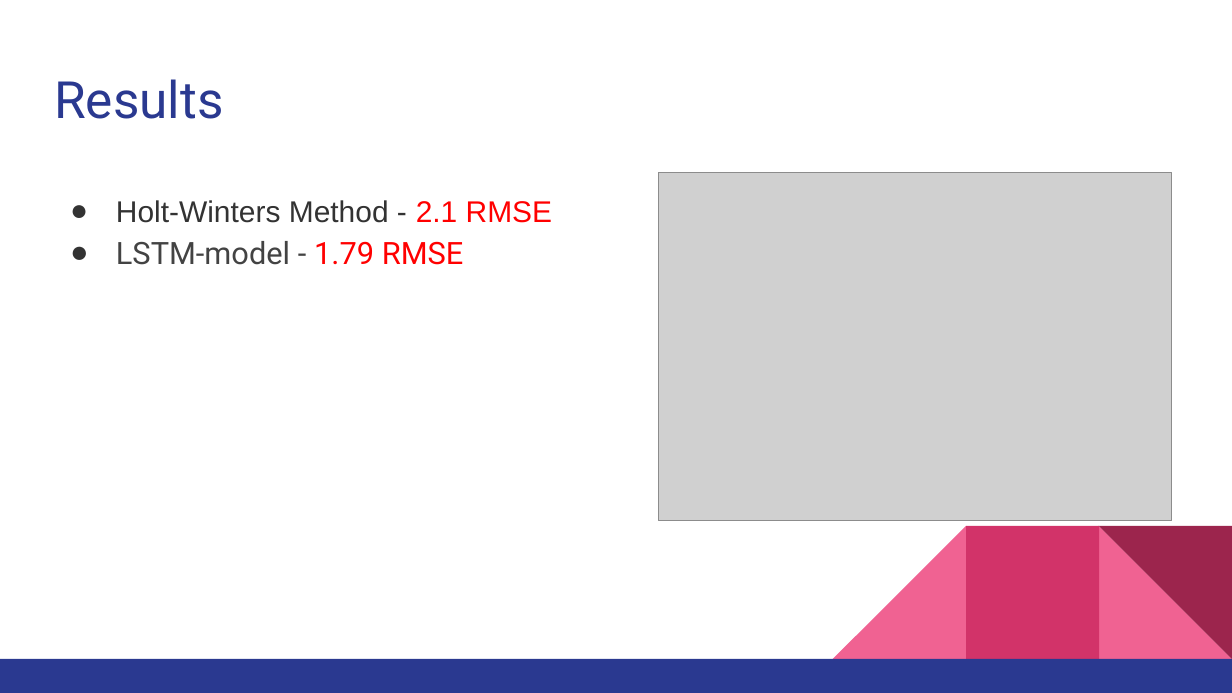
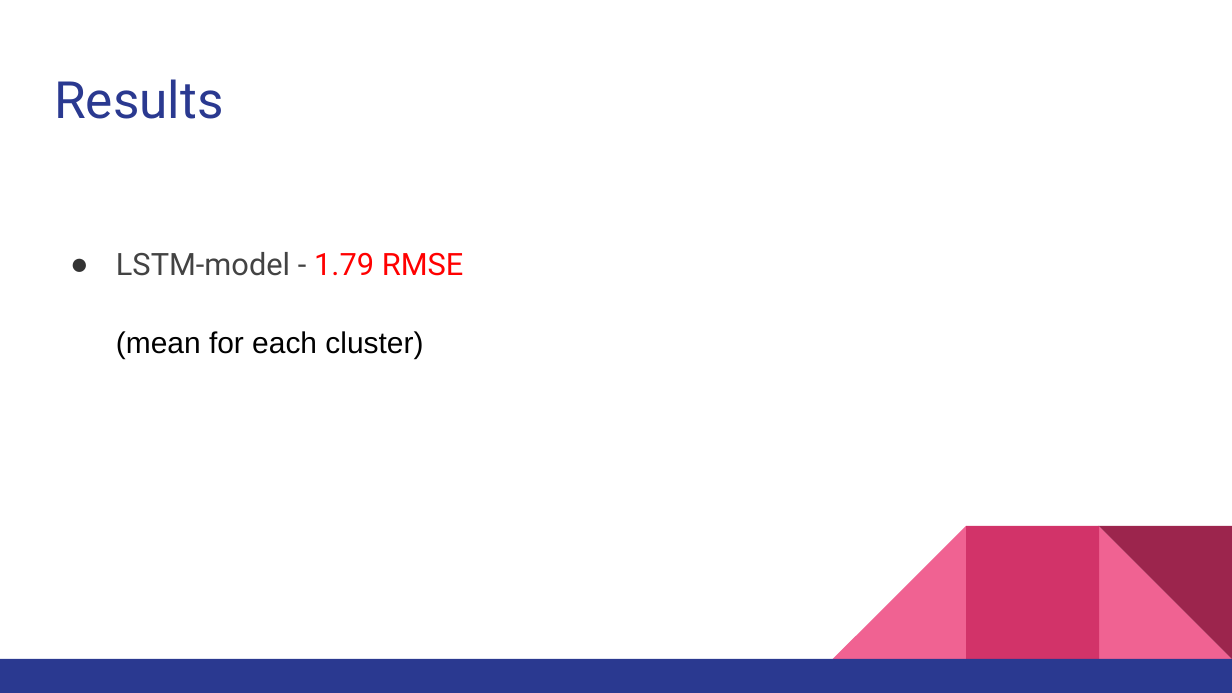
Before and after one commit to YarrDOpanas/INT20h-2019, a slide deck: slide 7 of INT20H Upgrade.pptx (slide 6 before the commit). Drawn at 1232x693 pixels with LibreOffice and Linux fonts; fonts in the diff are those of the drawing; grey boxes stand for pictures. Boxes give left, top, right and bottom in pixels: in the first picture for what was removed or moved away, otherwise in the second. Text is boxed around its words. In the diff, an @@ line names an element or a change of style, - is before the commit and + after.

Commit message:
presentation

```diff
--- a/INT20H Upgrade.pptx
+++ b/INT20H Upgrade.pptx
@@ picture removed at bbox=[658, 172, 1172, 521] @@
@@ text at bbox=[116, 200, 552, 223]: paragraph removed @@
-● Holt-Winters Method - 2.1 RMSE
@@ text at bbox=[116, 252, 464, 276]: more space between paragraphs @@
@@ text at bbox=[116, 331, 423, 359]: paragraph added @@
+(mean for each cluster)
```
Also in this commit, not shown: 1 other slide changed, 1 slide added, 1 other file.
